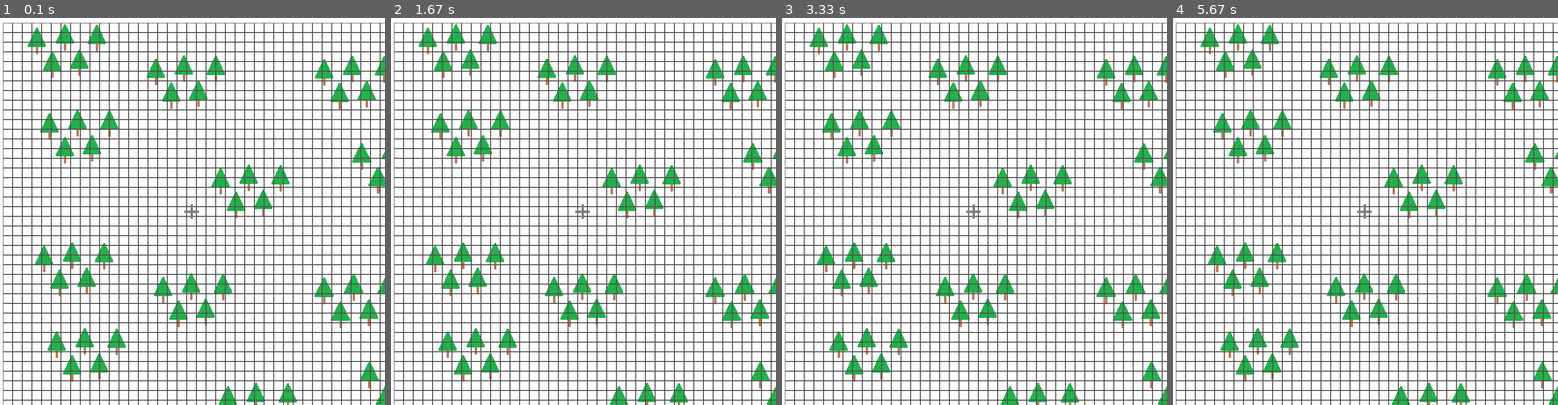
Above: before the commit, frames 1-4 (left to right).
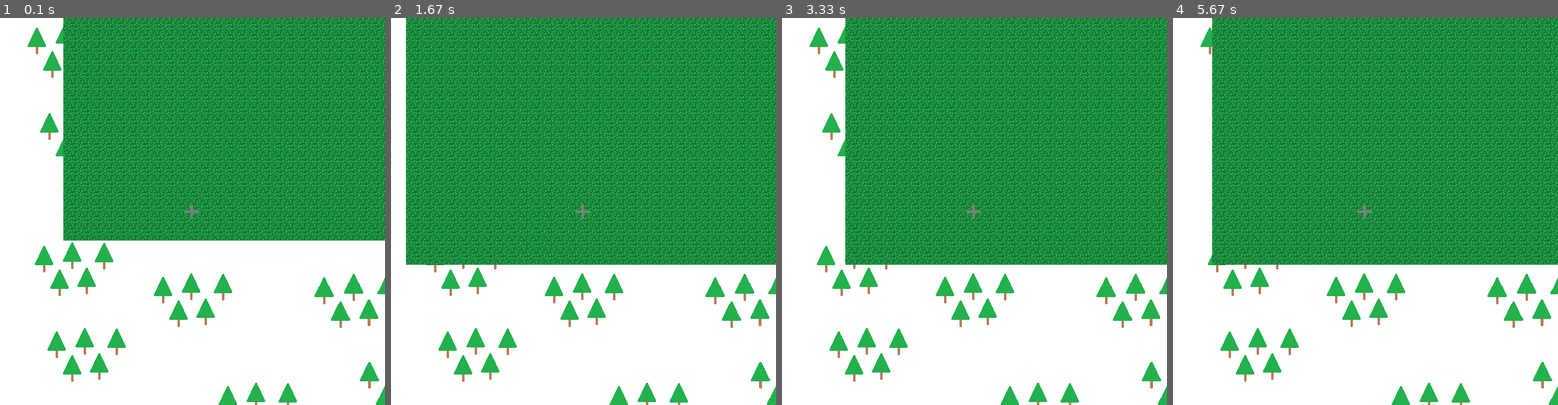
Above: after the commit, the same moments.

Repository: PatrutK/PyGameProject_CityBuilding
Game: pygame game, started from main.py
Same seed, same stepped clock (60 frames per second), same inputs: the game is played once before the commit and once after it.
Inputs:
- Up to frame 1 (0.1 s): no input
- Up to frame 2 (1.67 s): hold Right 0.33-0.8 s; hold Up 0.83-1.13 s; hold Right 1.17-1.63 s
- Up to frame 3 (3.33 s): hold Left 1.67-2.2 s; hold Down 2.23-2.53 s; hold Left 2.57-2.97 s; hold Up from 3 s (still down)
- Up to frame 4 (5.67 s): release Up at 3.37 s; hold Right 3.4-4.03 s; hold Down 4.07-4.43 s; hold Left 4.47-4.93 s; hold Right 4.97-5.43 s; hold Up from 5.47 s (still down)

The runs differ from the first frame. In frame 1, 57% of the frame differs, in the area x 0-100%, y 0-100%; in frame 2, 68%; in frame 3, 61%; in frame 4, 64%.

Commit message:
Добавил много спрайтов, передвижение курсора и смещение камеры за ним

Diff:
--- /dev/null
+++ b/data/map.txt
@@ -0,0 +1,63 @@
+...............................................
+...............................................
+...............................................
+...............................................
+.....................1!!!!!!!!!!!!2...........................................................
+..............................................................................................
+...............................................
+..............................................................................................
+...............................................
+...............................................
+...............................................
+...............................................
+..............................................................................................
+...............................................
+...............................................
+...............................................
+...............................................
+..............................................................................................
+...............................................
+...............................................
+...............................................
+...............................................
+...............................................
+...............................................
+...............................................
+.....................>############<............
+.....................>############<............
+.....................>############<............
+.....................>############<............
+.....................>############<............
+.....@...............>############<............
+.....................>############<............
+.....................>############<............
+.....................>############<............
+.....................>############<............
+.....................>############<............
+.....................3^^^^^^^^^^^^4............
+.....1!!!!!!!!!!!!2............................
+.....>############<............................
+.....>############<............................
+.....>############<............................
+.....3^^^^^^^^^^^^4............................
+...............................................
+...............................................
+...............................................
+...............................................
+...............................................
+...............................................
+...............................................
+...............................................
+...............................................
+...............................................
+...............................................
+...............................................
+...............................................
+...............................................
+...............................................
+...............................................
+...............................................
+...............................................
+...............................................
+...............................................
+...............................................
--- a/main.py
+++ b/main.py
@@ -1,9 +1,6 @@
 import pygame
 import os
 import sys
-
-all_sprites = pygame.sprite.Group()
-kursor_group = pygame.sprite.Group()
 
 
 def load_image(name, color_key=None):  # нужна для подгрузки картинки в игру
@@ -20,57 +17,86 @@
     return image
 
 
-class Board:  # отрисовка поля
-    def __init__(self, screen):  # так удобнее
-        self.width = 50
-        self.height = 100
-        self.board = [[0] * self.width for _ in range(self.height)]
-        self.left = 10
-        self.top = 10
-        self.cell_size = 20
-        self.screen = screen
-
-    def render(self):
-        color = pygame.Color(80, 80, 80)
-        for y in range(self.height):
-            for x in range(self.width):
-                pygame.draw.rect(self.screen, color, (
-                    self.left + y * self.cell_size, self.top + x * self.cell_size, self.cell_size,
-                    self.cell_size), 1)
-
-    def get_cell(self, mouse_position):
-        self.cell_x = (mouse_position[0] - self.left) // self.cell_size
-        self.cell_y = (mouse_position[1] - self.top) // self.cell_size
-        if (0 <= self.cell_x < self.width) and (0 <= self.cell_y < self.height):
-            print(self.cell_x, self.cell_y)
-            return self.cell_x, self.cell_y
-
-    def on_click(self, cell_coordinates):
-        if cell_coordinates:
-            self.board[self.cell_y][self.cell_x] = (self.board[self.cell_y][self.cell_x] + 1)
+def terminate():
+    pygame.quit()
+    sys.exit()
+
+
+def load_level(name):
+    fullname = "data/" + name
+    with open(fullname, 'r') as map_file:
+        level_map = []
+        for line in map_file:
+            line = line.strip()
+            level_map.append(line)
+    return level_map
+
+
+def draw_level(level_map):
+    new_player, x, y = None, None, None
+    for y in range(len(level_map)):
+        for x in range(len(level_map[y])):
+            if level_map[y][x] == '.':
+                Tile('grass.png', x, y)  # Спрайт травы
+            elif level_map[y][x] == '#':
+                Tile('water.png', x, y)  # Спрайт воды
+            elif level_map[y][x] == '@':  # Спрайт персонажа + под него спрайт травы
+                Tile('grass.png', x, y)
+                new_player = Kursor(x, y)
+            elif level_map[y][x] == '>':  # Спрайт песка (вода справа)
+                Tile('sand1.png', x, y)
+            elif level_map[y][x] == '<':  # Спрайт песка (вода слева)
+                Tile('sand2.png', x, y)
+            elif level_map[y][x] == '&':  # Спрайт леса (ограничитель карты)
+                Tile('Forest.png', x, y)
+            elif level_map[y][x] == '!':  # Спрайт песка (вода снизу)
+                Tile('sand.png', x, y)
+            elif level_map[y][x] == '^':  # Спрайт песка (вода сверху)
+                Tile('sand3.png', x, y)
+            elif level_map[y][x] == '1':  # Спрайт песка (угловой, вода справа-снизу)
+                Tile('sand4.png', x, y)
+            elif level_map[y][x] == '2':  # Спрайт песка (угловой, вода слева-снизу)
+                Tile('sand7.png', x, y)
+            elif level_map[y][x] == '3':  # Спрайт песка (угловой, вода справа-сверху)
+                Tile('sand5.png', x, y)
+            elif level_map[y][x] == '4':  # Спрайт песка (угловой, вода слева-снизу)
+                Tile('sand6.png', x, y)
+    return new_player, x, y
+
+
+class Tile(pygame.sprite.Sprite):
+    def __init__(self, tile_type, pos_x, pos_y):
+        super().__init__(tiles_group, all_sprites)
+        self.image = load_image(tile_type)
+        self.rect = self.image.get_rect().move(25 * pos_x, 25 * pos_y)
+
+        if tile_type == 'water.png' or tile_type == 'forest.png':
+            self.add(box_group, tiles_group, all_sprites)
+        else:
+            self.add(tiles_group, all_sprites)
 
 
 class Kursor(pygame.sprite.Sprite):
-    def __init__(self):
+    def __init__(self, pos_x, pos_y):
         super().__init__()
         self.image = load_image('kursor.png', -1)
-        self.rect = self.image.get_rect()  # Получаем размеры "Прямоугольника" спрайта
-        self.rect = self.rect.move(200, 200)
-
-        self.add(kursor_group, all_sprites)
+        self.rect = self.image.get_rect()
+        self.rect = self.rect.move(50 * pos_x, 50 * pos_y)
+
+        self.add(player_group, all_sprites)
 
     def move_up(self):
-        self.rect = self.rect.move(0, -20)
+        self.rect = self.rect.move(0, -50)
         print(self.rect.x, self.rect.y)
 
     def move_down(self):
-        self.rect = self.rect.move(0, +20)
+        self.rect = self.rect.move(0, +50)
 
     def move_left(self):
-        self.rect = self.rect.move(-20, 0)
+        self.rect = self.rect.move(-50, 0)
 
     def move_right(self):
-        self.rect = self.rect.move(+20, 0)
+        self.rect = self.rect.move(+50, 0)
 
 
 class Camera:
@@ -126,19 +152,13 @@
     #  дороги
 
 
-def load_image(name, color_key=None):  # нужна для подгрузки картинки в игру
-    fullname = os.path.join('data', name)
-    try:  # Выявляем ошибку
-        image = pygame.image.load(fullname)
-    except pygame.error as message:
-        print('Картинку не удаётся загрузить', fullname)
-        raise SystemExit(message)
-    if color_key is not None:  # Прозрачность картинки, если Нан, то она уже прозрачна
-        if color_key == -1:  # Если передано -1, то по верхнему левому углу удаляем фон
-            color_key = image.get_at((0, 0))
-        image.set_colorkey(color_key)  # Ставим фоном передаваемое значение
-    return image
-
+all_sprites = pygame.sprite.Group()
+player_group = pygame.sprite.Group()
+tiles_group = pygame.sprite.Group()
+kursor_group = pygame.sprite.Group()
+box_group = pygame.sprite.Group()
+
+kursor, level_x, level_y = draw_level(load_level("map.txt"))
 
 if __name__ == '__main__':
     pygame.init()
@@ -151,8 +171,6 @@
     fon_image = load_image('map.png')
     fonWidth, fonHeight = fon_image.get_rect().size
 
-    main = Board(screen)
-    kursor = Kursor()
     camera = Camera()
     clock = pygame.time.Clock()
 
@@ -166,7 +184,6 @@
             elif event.type == pygame.KEYDOWN:
                 if event.key == pygame.K_UP:
                     kursor.move_up()
-                    # print(kursor.rect.x, kursor.rect.y, kursor.rect.w, kursor.rect.h)
                 elif event.key == pygame.K_DOWN:
                     kursor.move_down()
                 elif event.key == pygame.K_RIGHT:
@@ -184,11 +201,13 @@
                 pass
 
         screen.blit(fon_image, (0, 0))
-        main.render()
         all_sprites.draw(screen)
+        tiles_group.draw(screen)
+        player_group.draw(screen)
+
         camera.update(kursor)
         for sprite in all_sprites:
             camera.apply(sprite)
         pygame.display.flip()
 
-    pygame.quit()
+    terminate()
Binary file added: data/Forest.png
Binary file added: data/box.png
Binary file added: data/grass.png
Binary file added: data/grass2.png
Binary file added: data/map1.png
Binary file added: data/mario.png
Binary file added: data/sand-sprites.png
Binary file added: data/sand.png
Binary file added: data/sand1.png
Binary file added: data/sand2.png
Binary file added: data/sand3.png
Binary file added: data/sand4.png
(and 5 more such lines)
